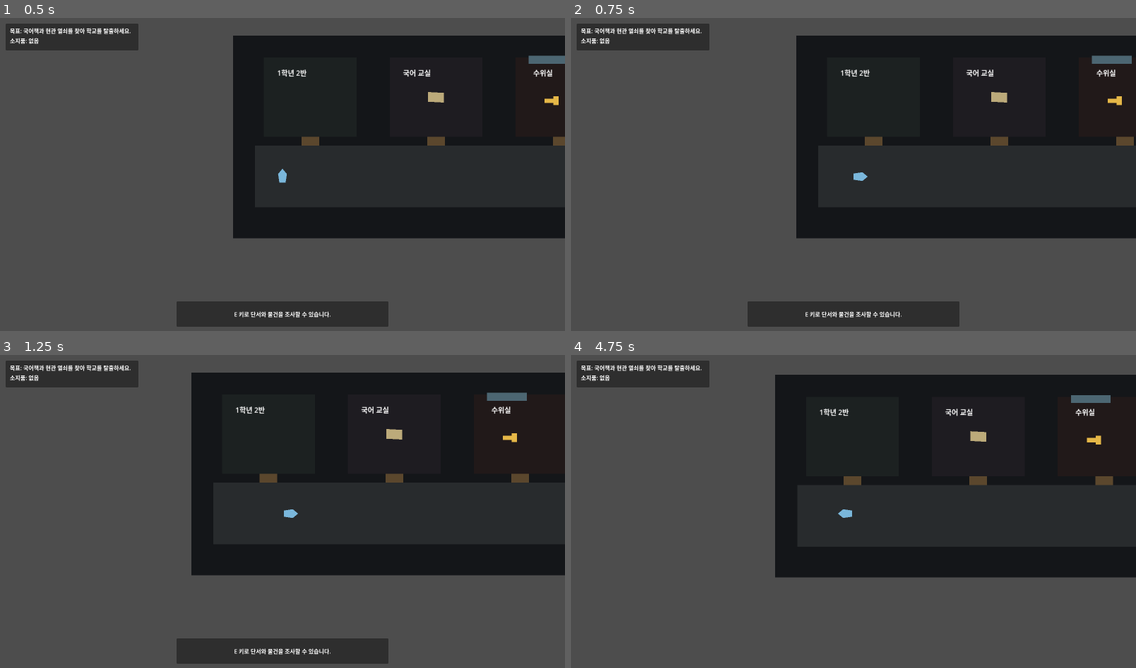
Above: before the commit, frames 1-4 (two rows, left to right).
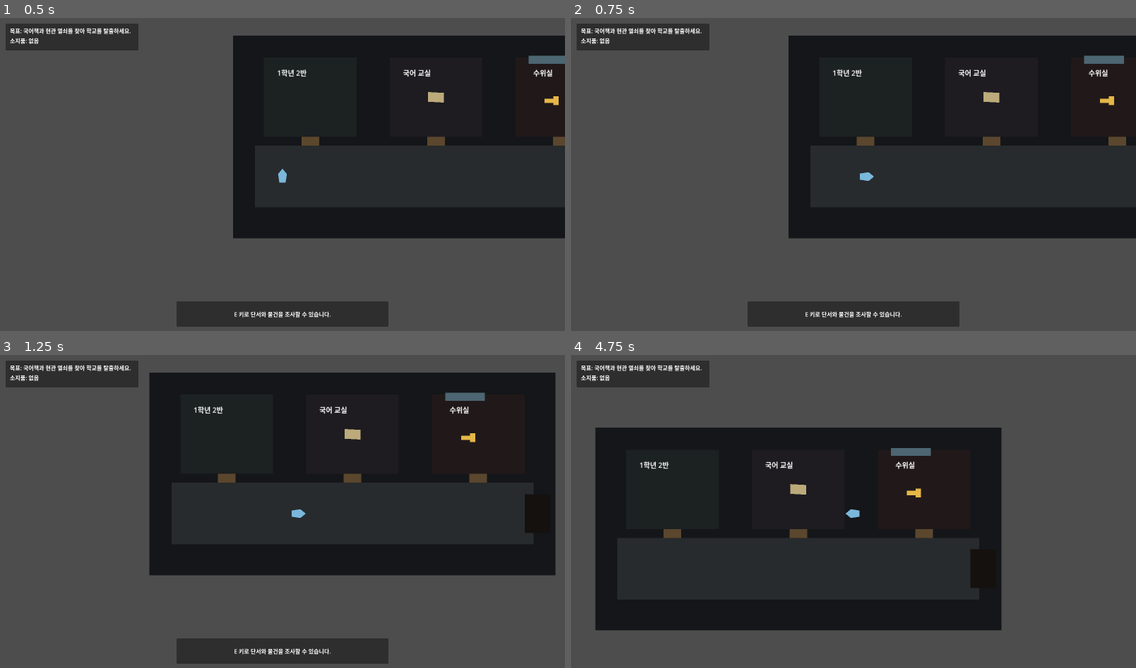
Above: after the commit, the same moments.

Repository: KADSA-OFFICIAL/Group-1
Game: Godot game, scene res://scenes/main/main.tscn
Two runs of this game, one before a commit and one after it. Both use one fixed random seed, a clock stepped at 60 frames per second and the inputs below.
Inputs:
- Up to frame 1 (0.5 s): no input
- Up to frame 2 (0.75 s): tap Enter at 0.5 s; hold D (move_right) from 0.53 s (still down); hold E (interact) from 0.53 s (still down)
- Up to frame 3 (1.25 s): keep holding D (move_right); keep holding E (interact)
- Up to frame 4 (4.75 s): release D (move_right) at 1.28 s; release E (interact) at 1.28 s; hold S (move_down) 1.28-2.03 s; tap E (interact) at 1.35, 2.85, 4.35 s; hold D (move_right) 2.03-2.78 s; hold E (interact) 2.03-2.78 s; hold W (move_up) 2.78-3.53 s; hold E (interact) 3.53-4.28 s; hold A (move_left) from 3.53 s (still down)

Frame 1 is identical in both runs. In frame 2, 1.7% of the frame differs, in the area x 38-100%, y 5-71%; in frame 3, 8.3%; in frame 4, 51%, in the area x 4-100%, y 6-89%.

Commit message:
feat: 플레이어 이동 속도 2배 (160→320) (#20)
큰 맵(2800x1800) 탐색이 답답하지 않도록 기본 이동 속도를 두 배로 올림.

Co-Authored-By: Claude Opus 4.8 <noreply@anthropic.com>

Diff:
--- a/scripts/player/player_controller.gd
+++ b/scripts/player/player_controller.gd
@@ -1,6 +1,6 @@
 extends CharacterBody2D
 
-@export var speed: float = 160.0
+@export var speed: float = 320.0
 
 @onready var body: Polygon2D = $Body
 @onready var interaction_area: Area2D = $InteractionArea
